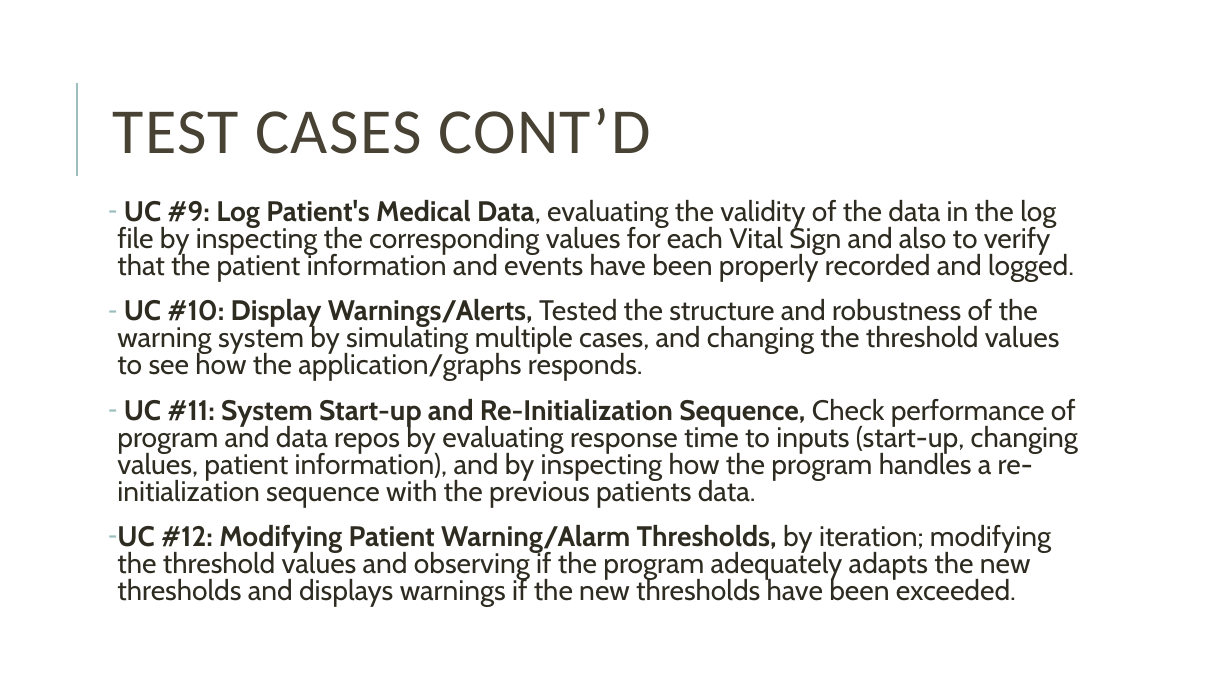
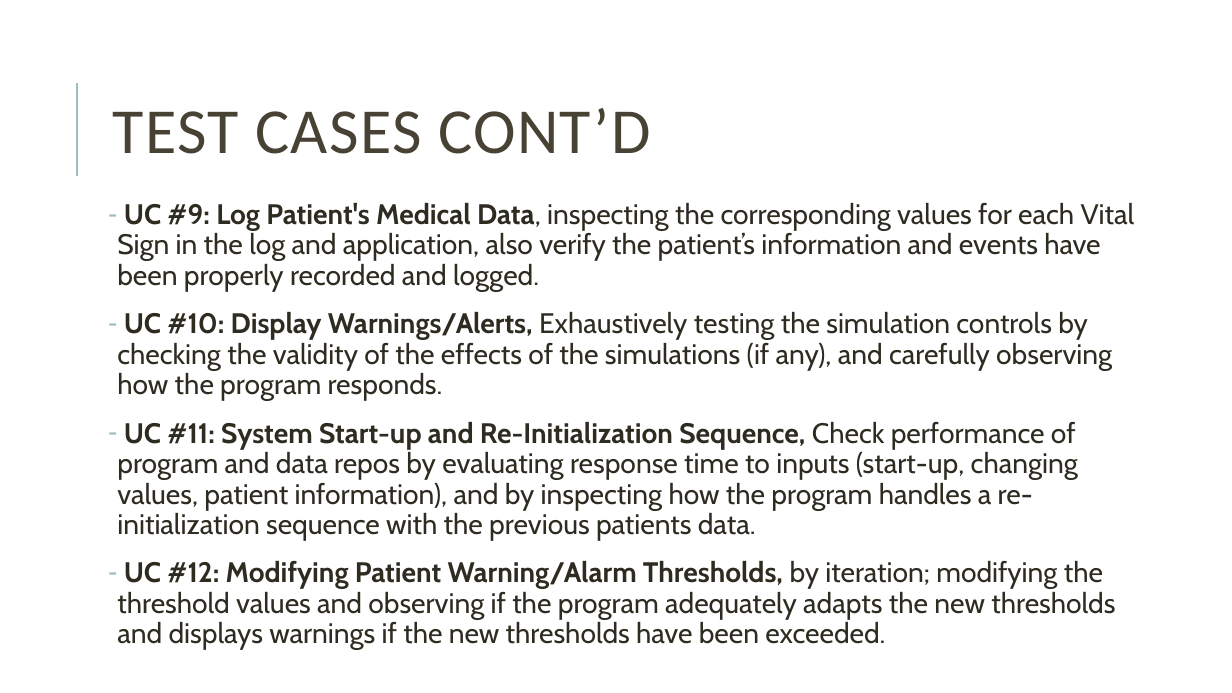
Before and after one commit to razr22/PatientMonitoringSystem, a slide deck: slide 9 of Patient Monitoring System.pptx. Drawn at 1232x693 pixels with LibreOffice and Linux fonts; fonts in the diff are those of the drawing. Boxes give left, top, right and bottom in pixels: in the first picture for what was removed or moved away, otherwise in the second. Text is boxed around its words. In the diff, an @@ line names an element or a change of style, - is before the commit and + after.

```diff
--- a/Patient Monitoring System.pptx
+++ b/Patient Monitoring System.pptx
@@ text at [117, 203, 1135, 400]: text changed @@
-– UC #9: Log Patient's Medical Data, evaluating the validity of the data in the log file by inspecting the corresponding values for each Vital Sign and also to verify that the patient information and events have been properly recorded and logged.
-– UC #10: Display Warnings/Alerts, Tested the structure and robustness of the warning system by simulating multiple cases, and changing the threshold values to see how the application/graphs responds.
+– UC #9: Log Patient's Medical Data, inspecting the corresponding values for each Vital Sign in the log and application, also verify the patient’s information and events have been properly recorded and logged.
+– UC #10: Display Warnings/Alerts, Exhaustively testing the simulation controls by checking the validity of the effects of the simulations (if any), and carefully observing how the program responds.
@@ text at [117, 422, 1115, 650]: line spacing 0.8 to 0.9 @@
```
Also in this commit, not shown: 7 other slides changed.
